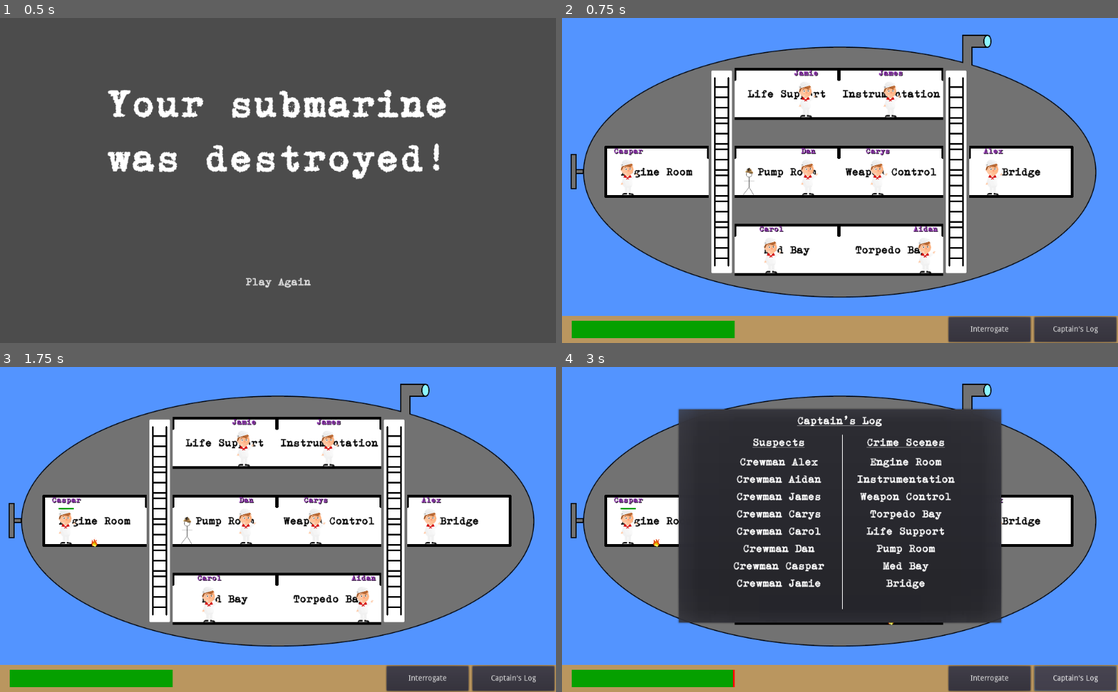
Above: before the commit, frames 1-4 (two rows, left to right).
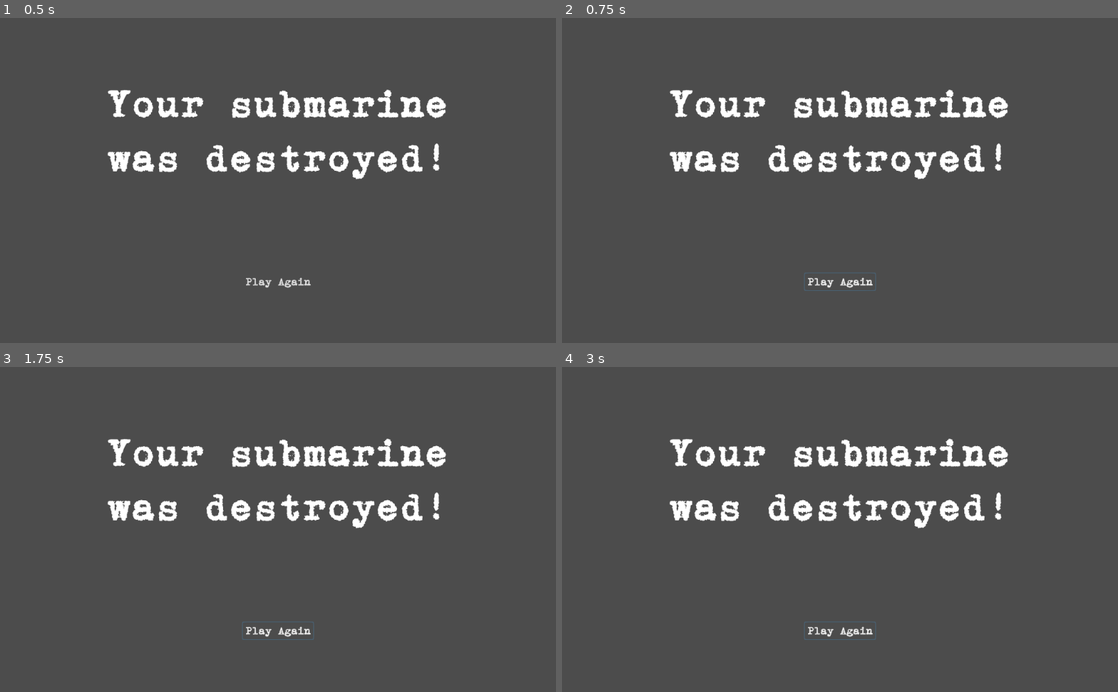
Above: after the commit, the same moments.

Repository: danielcannell/deep-clue-sea
Game: Godot game, scene res://GameOver.tscn
Two runs of this game, one before a commit and one after it. Both use one fixed random seed, a clock stepped at 60 frames per second and the inputs below. This scene is started directly instead of the project's main scene.
Inputs (mouse positions are in pixels of both pictures, inside the frame that each line leads up to):
- Up to frame 1 (0.5 s): no input
- Up to frame 2 (0.75 s): click "Play Again" at 0.5 s
- Up to frame 3 (1.75 s): click (278, 630) at 1.25 s, where only the run after the commit has a clickable "Play Again"
- Up to frame 4 (3 s): click (840, 630) at 2 s, where only the run after the commit has a clickable "Play Again"; click (1073, 679) at 2.75 s, where only the run before the commit has a clickable "Captain's Log"

Frame 1 is identical in both runs. In frame 2, 95% of the frame differs, in the area x 0-100%, y 0-100%; in frame 3, 95%; in frame 4, 95%.
Error after the commit: Parse Error: The method "play" isn't declared in the current class. (res://GameOver.gd:7)

Commit message:
Add music to wins and losses

Diff:
--- a/GameOver.gd
+++ b/GameOver.gd
@@ -1,4 +1,7 @@
 extends Container
 
-func _on_Button_pressed():
-    get_tree().change_scene("res://Main.tscn")
+func _ready():
+    connect("pressed", self, "loop")
+
+func loop():
+    play()
--- a/WinScreen.gd
+++ b/WinScreen.gd
@@ -2,6 +2,10 @@
 
 func _ready():
     get_node("Solution").text = Globals.win_text
+    connect("finished", self, "loop")
 
 func _on_Button_pressed():
     get_tree().change_scene("res://Main.tscn")
+
+func loop():
+    play()
Not shown, added: External Resources/Music/bensound-sadday.ogg.import
Not shown, added: External Resources/Music/victory.ogg.import
Not shown, added: External Resources/Music/bensound-sadday.ogg
Not shown, added: External Resources/Music/victory.ogg
